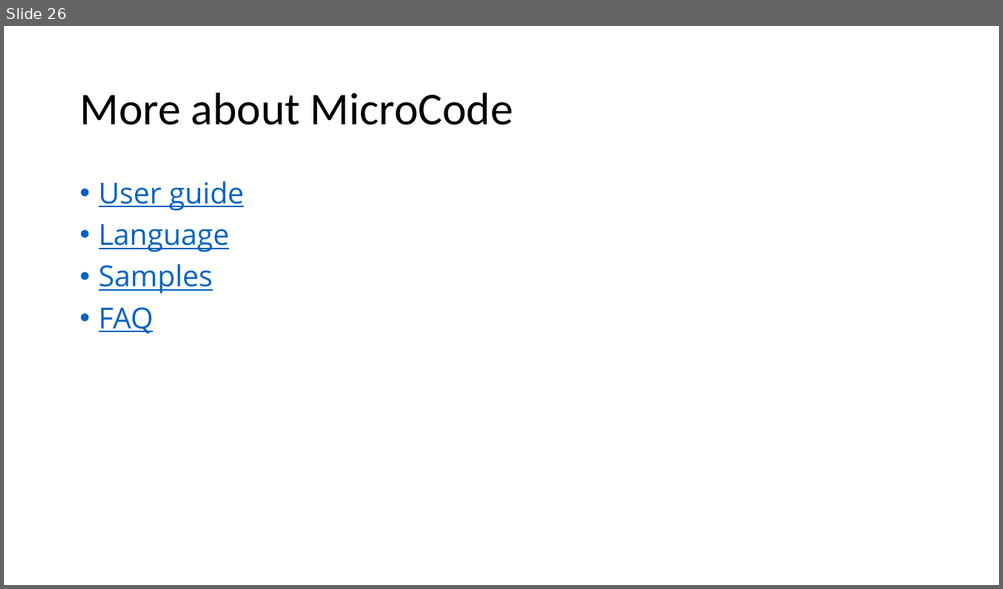
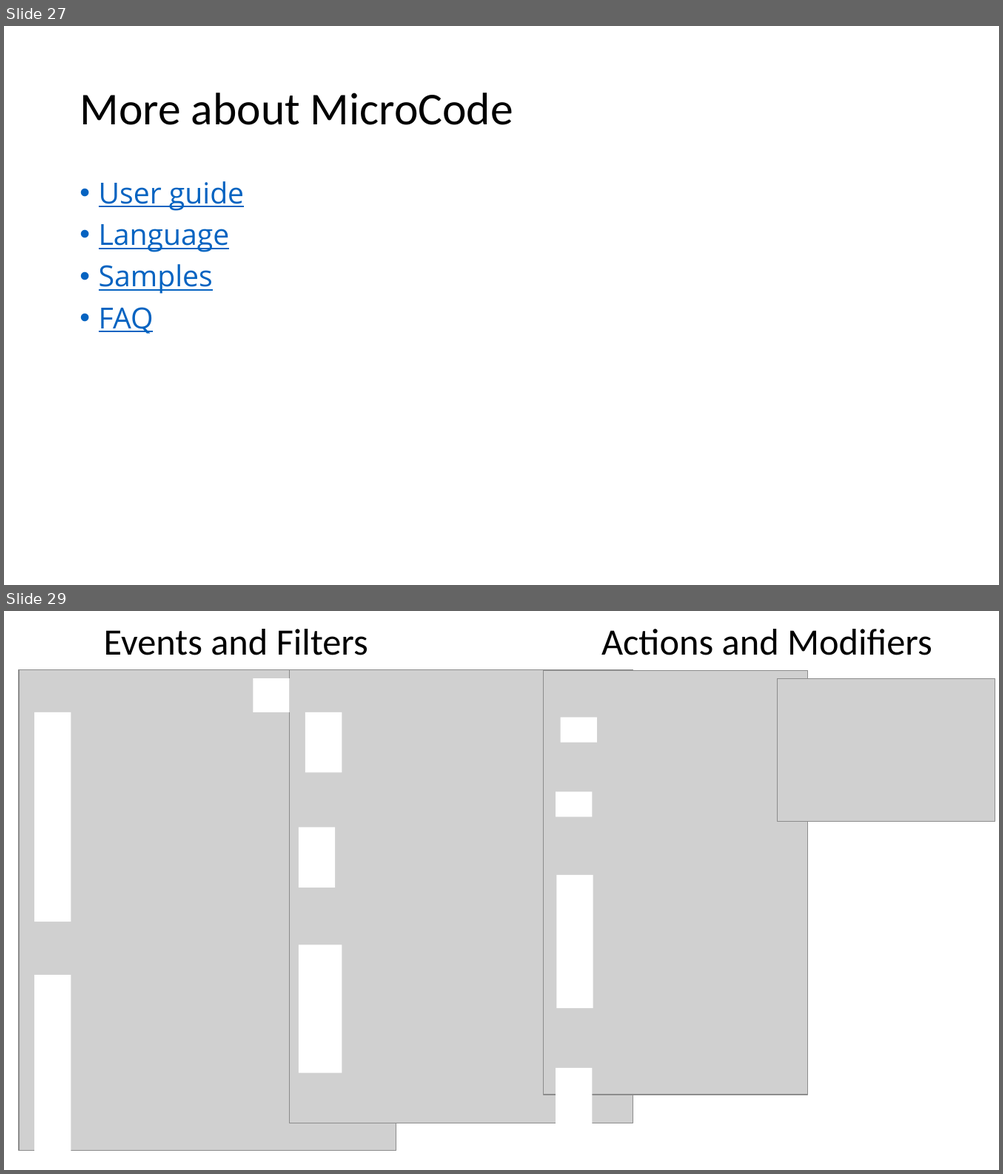
Before and after one commit to microsoft/microcode, a slide deck: docs/ppt/MicroCode101.pptx. Shown one above the other, each under a label of ours: slide 26 before the commit, slides 27 and 29 after it; the slides between them are not shown. The pictures are 1003x589 and 1003x1174 pixels, drawn with LibreOffice and Linux fonts; fonts in the diff are those of the drawing; grey boxes stand for pictures. Boxes give left, top, right and bottom in pixels: in the first picture for what was removed or moved away, otherwise in the second. Text is boxed around its words. In the diff, an @@ line names an element or a change of style, - is before the commit and + after.

```diff
--- a/docs/ppt/MicroCode101.pptx
+++ b/docs/ppt/MicroCode101.pptx
@@ slide 29 added at (x1=4, y1=611, x2=999, y2=1170), background #FFFFFF @@
@@ text added at (x1=104, y1=629, x2=368, y2=655), 36 pt, text #000000 @@
+Events and Filters
@@ text added at (x1=601, y1=629, x2=932, y2=655), 36 pt, text #000000 @@
+Actions and Modifiers
@@ picture added at (x1=19, y1=670, x2=395, y2=1151) @@
@@ picture added at (x1=290, y1=670, x2=633, y2=1124) @@
@@ picture added at (x1=543, y1=671, x2=808, y2=1095) @@
@@ rectangle added at (x1=253, y1=678, x2=290, y2=712), fill #FFFFFF @@
@@ picture added at (x1=777, y1=678, x2=995, y2=821) @@
@@ rectangle added at (x1=34, y1=712, x2=71, y2=922), fill #FFFFFF @@
@@ rectangle added at (x1=305, y1=712, x2=342, y2=773), fill #FFFFFF @@
@@ rectangle added at (x1=560, y1=717, x2=597, y2=742), fill #FFFFFF @@
@@ rectangle added at (x1=555, y1=792, x2=592, y2=817), fill #FFFFFF @@
@@ rectangle added at (x1=299, y1=827, x2=336, y2=888), fill #FFFFFF @@
@@ rectangle added at (x1=557, y1=875, x2=594, y2=1008), fill #FFFFFF @@
@@ rectangle added at (x1=299, y1=945, x2=342, y2=1073), fill #FFFFFF @@
@@ rectangle added at (x1=34, y1=975, x2=71, y2=1170), fill #FFFFFF @@
@@ rectangle added at (x1=555, y1=1068, x2=592, y2=1170), fill #FFFFFF @@
@@ what was slide 26 is now slide 27 @@
```
Also in this commit, not shown: 2 slides changed, 3 other slides added, 5 other files.
